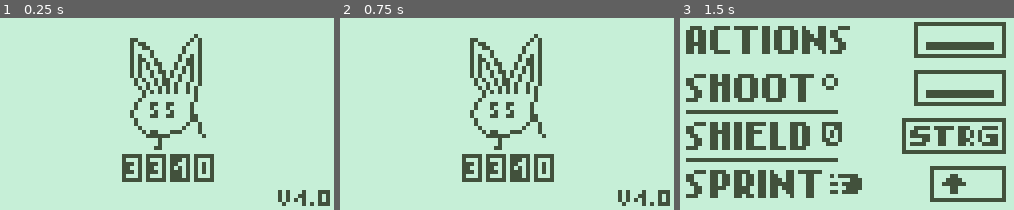
Above: before the commit, frames 1-3 (left to right).
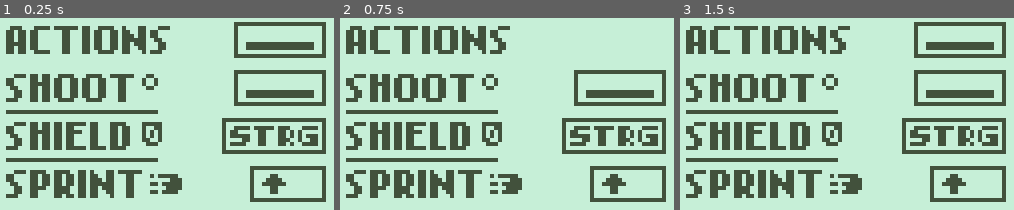
Above: after the commit, the same moments.

Repository: Streamfire/Nokia3310-DeathIsGood
Game: Godot game, scene res://internal/Scenes/Startup.tscn
Same seed, same stepped clock (60 frames per second), same inputs: the game is played once before the commit and once after it. Before the commit the project starts from res://internal/Scenes/Start.tscn.
Inputs:
- Up to frame 1 (0.25 s): no input
- Up to frame 2 (0.75 s): tap Enter at 0.5 s; hold D (move_right) from 0.53 s (still down); hold Down (aim_down) from 0.53 s (still down)
- Up to frame 3 (1.5 s): tap Escape (restart) at 1.25 s; release D (move_right) at 1.28 s; release Down (aim_down) at 1.28 s; hold S (move_down) from 1.28 s (still down); tap Left (aim_left) at 1.35 s

The runs differ from the first frame. In frame 1, 31% of the frame differs, in the area x 1-99%, y 2-98%; in frame 2, 28%; in frame 3, nothing differs.

Commit message:
Revert "idk"
This reverts commit 6d2b26b9730cb4f2bc0bfdf9833b472e890a447f.

Diff:
--- a/internal/Scenes/DungeonE3.tscn
+++ b/internal/Scenes/DungeonE3.tscn
@@ -1,7 +1,12 @@
-[gd_scene load_steps=11 format=2]
+[gd_scene load_steps=16 format=2]
 
 [ext_resource path="res://Assets/Graphics/Deco/dungeon3.png" type="Texture" id=1]
 [ext_resource path="res://internal/Scenes/Player.tscn" type="PackedScene" id=2]
+[ext_resource path="res://internal/Scenes/Slime.tscn" type="PackedScene" id=3]
+[ext_resource path="res://internal/Scenes/Mouse.tscn" type="PackedScene" id=4]
+[ext_resource path="res://Assets/Graphics/Objects/canon/right.png" type="Texture" id=5]
+[ext_resource path="res://Assets/Graphics/Objects/canon/top.png" type="Texture" id=6]
+[ext_resource path="res://Assets/Graphics/Objects/canon/down.png" type="Texture" id=7]
 
 [sub_resource type="GDScript" id=1]
 script/source = "extends Node2D
@@ -754,4 +759,58 @@
 [node name="CollisionShape2D" type="CollisionShape2D" parent="Map/TransitionToNext"]
 position = Vector2( 499, 48 )
 shape = SubResource( 8 )
+
+[node name="Mouse" parent="." instance=ExtResource( 4 )]
+position = Vector2( 66, 80 )
+
+[node name="Mouse2" parent="." instance=ExtResource( 4 )]
+position = Vector2( 148, 64 )
+
+[node name="Mouse3" parent="." instance=ExtResource( 4 )]
+position = Vector2( 405, 31 )
+
+[node name="Mouse4" parent="." instance=ExtResource( 4 )]
+position = Vector2( 329, 42 )
+
+[node name="Mouse5" parent="." instance=ExtResource( 4 )]
+position = Vector2( 462, 27 )
+
+[node name="Slime2" parent="." instance=ExtResource( 3 )]
+position = Vector2( 404, 14 )
+
+[node name="Slime3" parent="." instance=ExtResource( 3 )]
+position = Vector2( 271, 23 )
+
+[node name="right" type="Sprite" parent="Slime3"]
+position = Vector2( -179, 18 )
+texture = ExtResource( 5 )
+
+[node name="Slime4" parent="." instance=ExtResource( 3 )]
+position = Vector2( 294, 69 )
+
+[node name="Slime5" parent="." instance=ExtResource( 3 )]
+position = Vector2( 200, 37 )
+
+[node name="Slime6" parent="." instance=ExtResource( 3 )]
+position = Vector2( 207, 78 )
+
+[node name="Slime7" parent="." instance=ExtResource( 3 )]
+position = Vector2( 116, 29 )
+
+[node name="Slime8" parent="." instance=ExtResource( 3 )]
+position = Vector2( 50, 17 )
+
+[node name="Slime9" parent="." instance=ExtResource( 3 )]
+position = Vector2( 378, 76 )
+
+[node name="Slime10" parent="." instance=ExtResource( 3 )]
+position = Vector2( 360, 66 )
+
+[node name="top" type="Sprite" parent="."]
+position = Vector2( 304, 88 )
+texture = ExtResource( 6 )
+
+[node name="down" type="Sprite" parent="."]
+position = Vector2( 319, 7 )
+texture = ExtResource( 7 )
 [connection signal="area_entered" from="Map/TransitionToNext" to="." method="_on_StaticBody2D_area_entered"]
--- a/project.godot
+++ b/project.godot
@@ -21,7 +21,7 @@
 [application]
 
 config/name="Nokia3310-DeathIsGood"
-run/main_scene="res://internal/Scenes/Start.tscn"
+run/main_scene="res://internal/Scenes/Startup.tscn"
 config/icon="res://icon.png"
 
 [autoload]
